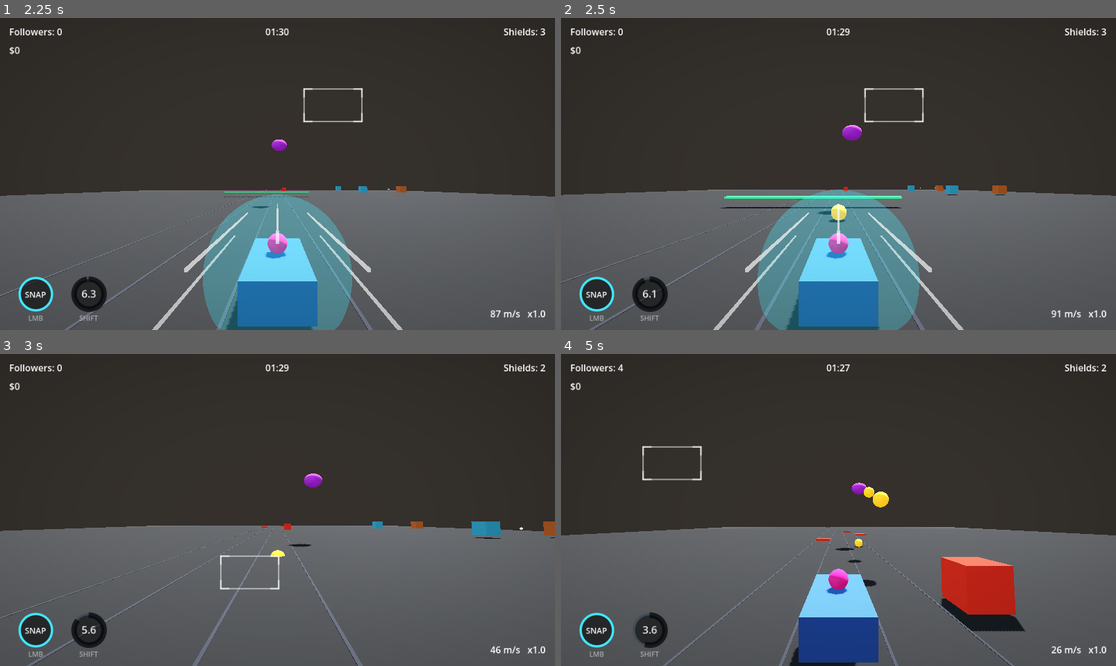
Above: before the commit, frames 1-4 (two rows, left to right).
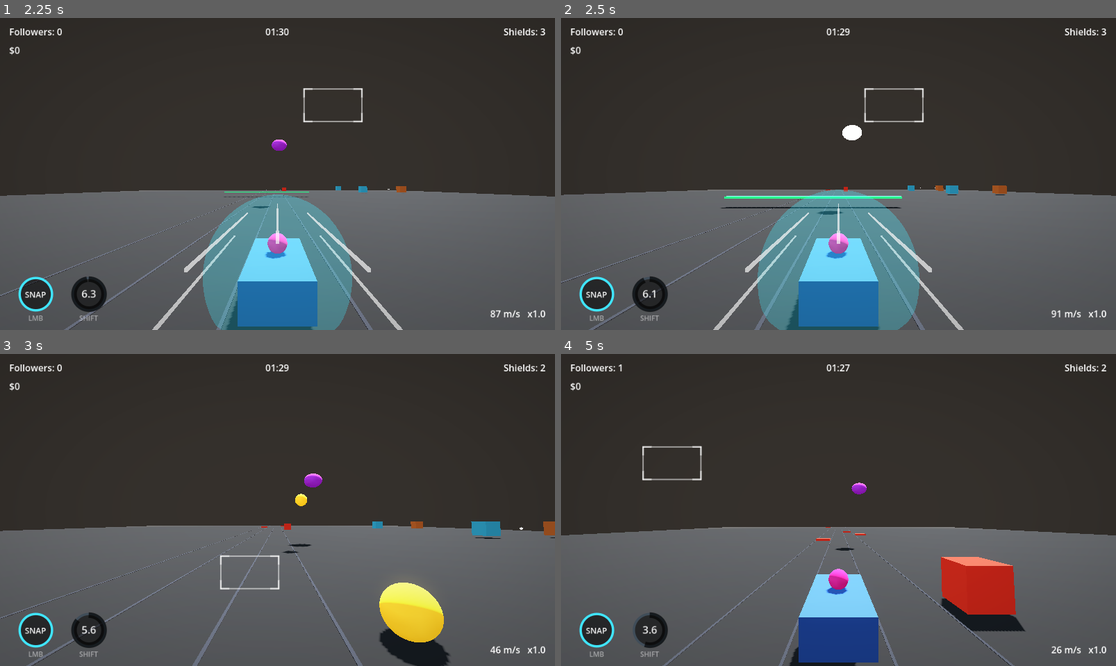
Above: after the commit, the same moments.

Repository: Wasumyon/war-idols
Game: Godot game, scene res://slice.tscn
The game is run twice, just before and just after one commit, with the same random seed, the same clock (stepped at 60 frames per second) and the same inputs. This scene is started directly instead of the project's main scene.
Inputs (mouse positions are in pixels of both pictures, inside the frame that each line leads up to):
- Up to frame 1 (2.25 s): tap Enter at 0.5 s; move the mouse to (399, 158) at 0.52 s; hold D (turnRight) 0.53-1.28 s; tap Ctrl (drift) at 0.6 s; click (399, 158) at 0.67 s; tap Space (jump) at 0.77, 1.52 s; move the mouse to (166, 189) at 1.27 s; hold S (brake) 1.28-2.03 s; tap R at 1.35 s; move the mouse to (333, 105) at 2.02 s; hold D (turnRight) from 2.03 s (still down); hold Shift from 2.03 s (still down)
- Up to frame 2 (2.5 s): keep holding D (turnRight); keep holding Shift
- Up to frame 3 (3 s): move the mouse to (249, 572) at 2.77 s; release D (turnRight) at 2.78 s; release Shift at 2.78 s; hold W (accelerate) from 2.78 s (still down); tap Q at 2.85 s; click (249, 572) at 2.92 s
- Up to frame 4 (5 s): tap Space (jump) at 3.02, 3.77, 4.52 s; move the mouse to (1005, 556) at 3.52 s; release W (accelerate) at 3.53 s; hold A (turnLeft) from 3.53 s (still down); tap Enter at 3.6 s; move the mouse to (672, 463) at 4.27 s; tap Ctrl (drift) at 4.35 s

Frame 1 is identical in both runs. In frame 2, 0.3% of the frame differs, in the area x 48-55%, y 34-66%; in frame 3, 2.7%, in the area x 48-81%, y 44-100%; in frame 4, 0.3%.

Commit message:
Drones: bright tell flash before pellet bursts

Diff:
--- a/car/project.godot
+++ b/car/project.godot
@@ -15,14 +15,14 @@
 config/features=PackedStringArray("4.7", "Forward Plus")
 config/icon="res://icon.svg"
 
+[autoload]
+
+Game="*res://autoload/game.gd"
+
 [display]
 
 window/size/viewport_width=960
 window/size/viewport_height=540
-
-[autoload]
-
-Game="*res://autoload/game.gd"
 
 [input]
 
--- a/car/slice/drone.gd
+++ b/car/slice/drone.gd
@@ -35,6 +35,7 @@
 @export var beam_attack: bool = false # charge (3 flashes) then fire a beam
 @export var charge_time: float = 1.5
 @export var beam_width: float = 8.0
+@export var tell_time: float = 0.35  # bright flash before a pellet burst
 
 var _runner: Node3D
 var _cool := 0.0
@@ -52,6 +53,8 @@
 var _runner_vel := Vector3.ZERO
 var _charging := false
 var _charge_t := 0.0
+var _telling := false
+var _tell_t := 0.0
 var _mat: StandardMaterial3D
 var _base_emission := Color(0.35, 0.08, 0.5)
 var _base_albedo := Color(0.75, 0.25, 0.9)
@@ -150,6 +153,15 @@
 			_charging = false
 			_set_flash(false)
 			_fire_beam()
+		return
+	if _telling:
+		# Brief bright tell, then the burst.
+		_tell_t += delta
+		if _tell_t >= tell_time:
+			_telling = false
+			_set_flash(false)
+			_burst_left = burst_count
+			_burst_timer = 0.0
 		return
 	if _burst_left > 0:
 		_burst_timer -= delta
@@ -165,8 +177,9 @@
 				_charging = true
 				_charge_t = 0.0
 			else:
-				_burst_left = burst_count
-				_burst_timer = 0.0
+				_telling = true
+				_tell_t = 0.0
+				_set_flash(true)
 
 
 func _set_flash(on: bool) -> void:
